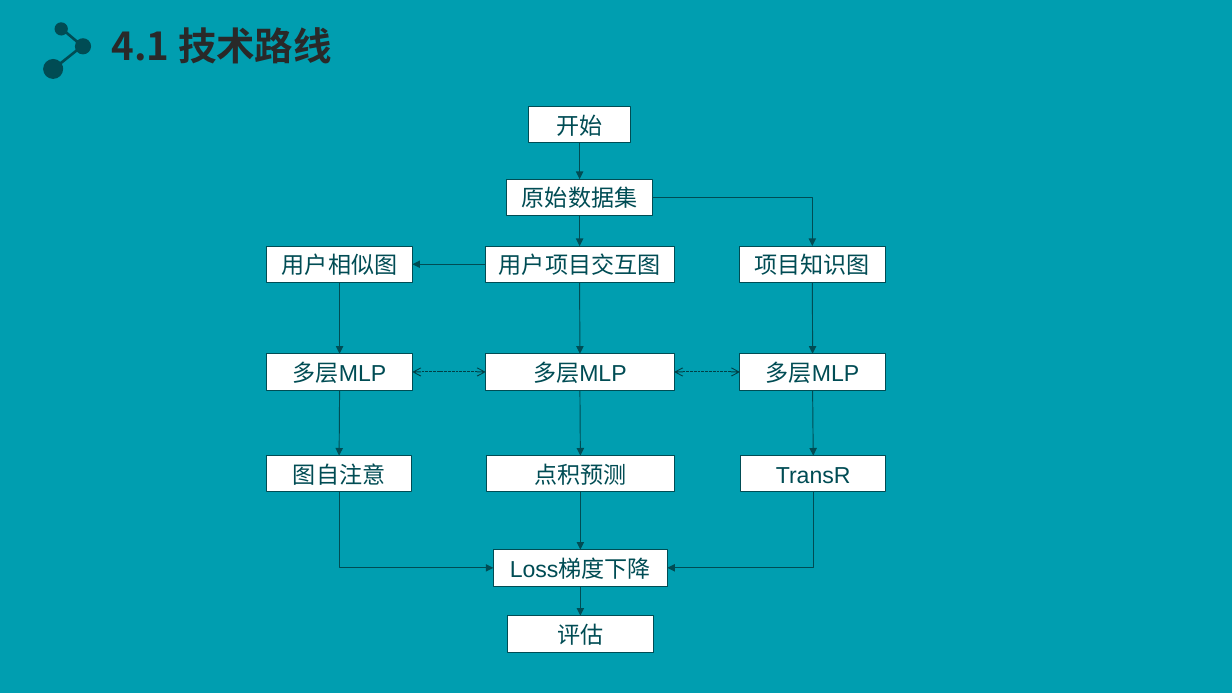
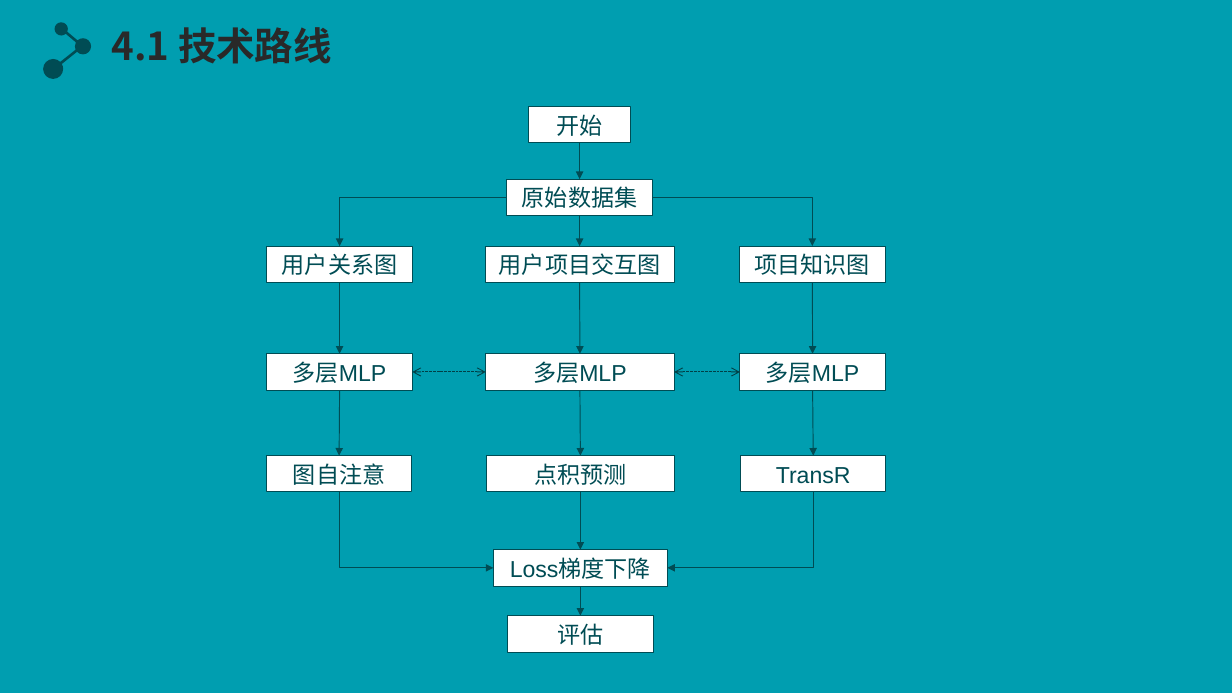
Before and after one commit to Redamancyer/keeplearning, a slide deck: slide 12 of 开题报告.pptx. Drawn at 1232x693 pixels with LibreOffice and Linux fonts; fonts in the diff are those of the drawing; background and template pictures are left out. Boxes give left, top, right and bottom in pixels: in the first picture for what was removed or moved away, otherwise in the second. Text is boxed around its words. In the diff, an @@ line names an element or a change of style, - is before the commit and + after.

```diff
--- a/开题报告.pptx
+++ b/开题报告.pptx
@@ arrow moved from (485, 264) - (412, 264) to (507, 198) - (340, 246) @@
@@ arrow (507, 198) - (340, 246): arrow to elbow arrow @@
@@ text in rectangle at bbox=[282, 253, 397, 275]: text changed @@
-用户相似图
+用户关系图
```
Also in this commit, not shown: 4 other slides changed, 4 other files.
